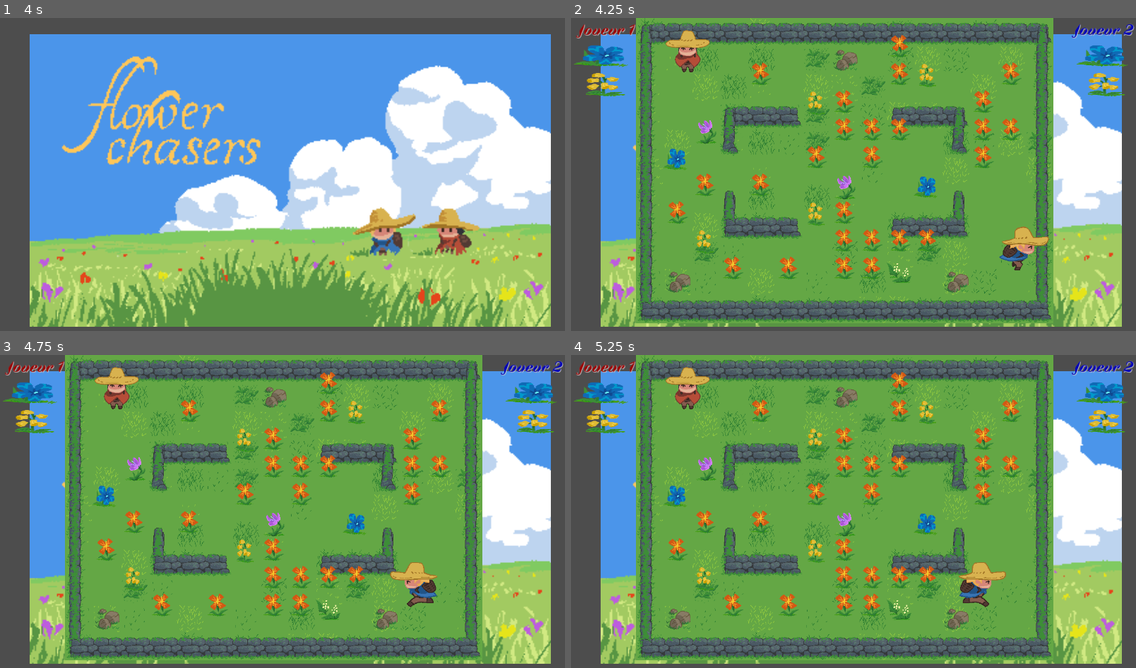
Above: before the commit, frames 1-4 (two rows, left to right).
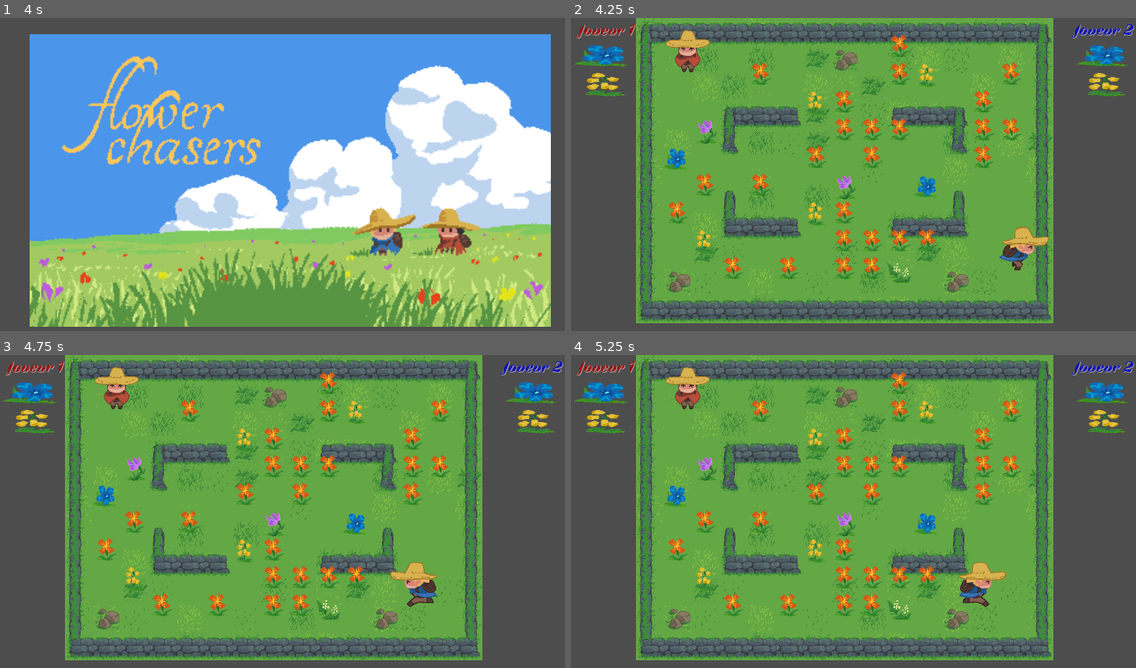
Above: after the commit, the same moments.

Repository: FablabMurat/2025GameJamCantal-1
Game: Godot game, scene res://root.tscn
Same seed, same stepped clock (60 frames per second), same inputs: the game is played once before the commit and once after it.
Inputs:
- Up to frame 1 (4 s): tap Enter (ui_accept) at 0.5, 0.77, 1.25, 1.52, 2, 2.75, 3.02, 3.5, 3.77 s; hold Right (ui_right) 0.53-2.03 s; hold Left (ui_left) 2.03-2.78 s; hold Right (ui_right) from 2.78 s (still down)
- Up to frame 2 (4.25 s): keep holding Right (ui_right)
- Up to frame 3 (4.75 s): release Right (ui_right) at 4.28 s; hold Left (ui_left) from 4.28 s (still down); tap Enter (ui_accept) at 4.52 s
- Up to frame 4 (5.25 s): release Left (ui_left) at 5.03 s; hold Right (ui_right) from 5.03 s (still down)

Frame 1 is identical in both runs. In frame 2, 17% of the frame differs, in the area x 5-98%, y 5-99%; in frame 3, 17%; in frame 4, 17%.

Commit message:
free CenterContainer (contournement temporaire)

Diff:
--- a/root.gd
+++ b/root.gd
@@ -53,4 +53,5 @@
 
 func _on_start_timer_timeout() -> void:
 	$CenterContainer.hide()
+	$CenterContainer.queue_free()
 	runlevel()
